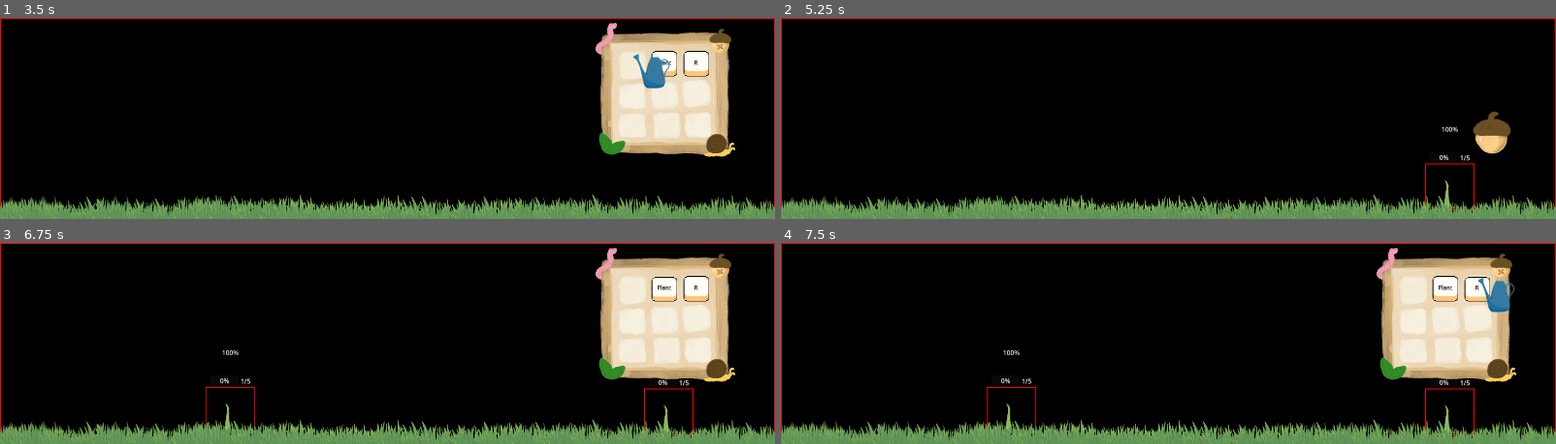
Above: before the commit, frames 1-4 (two rows, left to right).
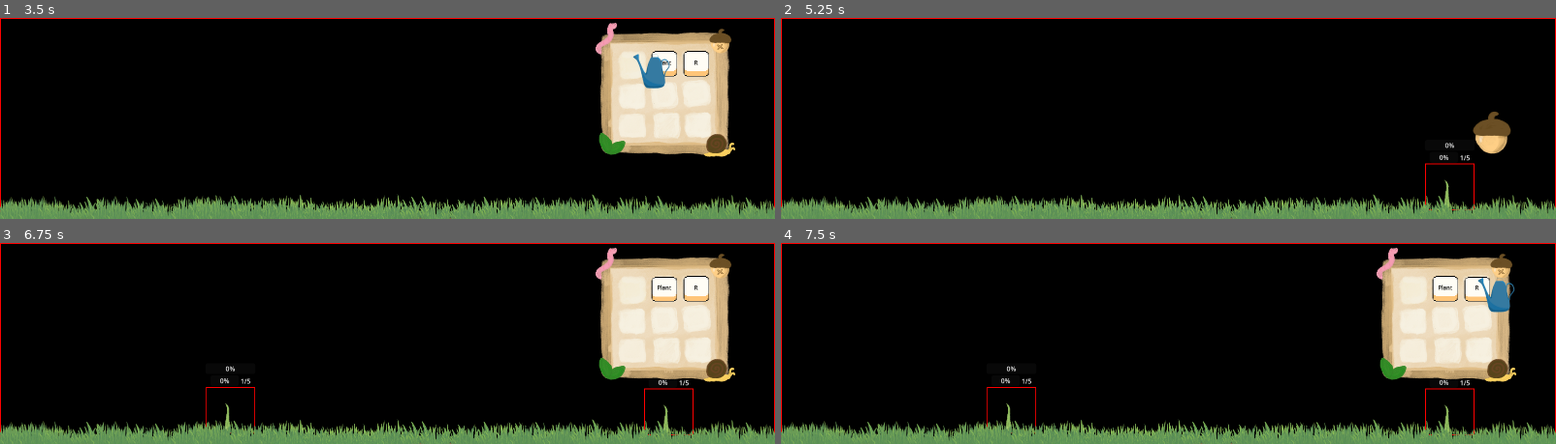
Above: after the commit, the same moments.

Repository: 9er-tom/desktop-forest
Game: Godot game, scene res://main.tscn
The game is run twice, just before and just after one commit, with the same random seed, the same clock (stepped at 60 frames per second) and the same inputs.
Inputs (mouse positions are in pixels of both pictures, inside the frame that each line leads up to):
- Up to frame 1 (3.5 s): click (713, 132) at 0.5 s; click (720, 42) at 1.25 s; click (713, 132) at 2 s; click (635, 64) at 2.75 s
- Up to frame 2 (5.25 s): click "Plant" at 3.5 s; click "R" at 4.25 s; click (1501, 42) at 5 s
- Up to frame 3 (6.75 s): click (713, 357) at 5.75 s; click "Plant" at 6.5 s
- Up to frame 4 (7.5 s): click "R" at 7.25 s

Frame 1 is identical in both runs. In frame 2, less than 0.1% of the frame differs, in the area x 85-88%, y 53-65%; in frame 3, less than 0.1%; in frame 4, less than 0.1%.

Commit message:
change watering timer to delta calculation

Diff:
--- a/prefabs/plant.tscn
+++ b/prefabs/plant.tscn
@@ -53,7 +53,8 @@
 mouse_default_cursor_shape = 2
 script = ExtResource("1_bswx0")
 outlineMaterial = SubResource("ShaderMaterial_nb6st")
-growthStageTime = 3.0
+growthStageTime = 180.0
+wateringDuration = 2.5
 
 [node name="AnimatedSprite2D" type="AnimatedSprite2D" parent="."]
 scale = Vector2(0.1, 0.1)
@@ -61,7 +62,6 @@
 speed_scale = 0.0
 
 [node name="GrowTimer" type="Timer" parent="."]
-wait_time = 2.0
 
 [node name="ReferenceRect" type="ReferenceRect" parent="."]
 layout_mode = 0
@@ -89,15 +89,11 @@
 
 [node name="WaterProgress" type="ProgressBar" parent="."]
 layout_mode = 1
-anchors_preset = 5
-anchor_left = 0.5
-anchor_right = 0.5
+anchors_preset = 10
+anchor_right = 1.0
 offset_left = -2.0
-offset_top = -100.0
+offset_top = -60.0
 offset_right = 2.0
-offset_bottom = -73.0
+offset_bottom = -33.0
 grow_horizontal = 2
 max_value = 2.5
-
-[node name="WaterTimer" type="Timer" parent="WaterProgress"]
-wait_time = 2.5
--- a/scripts/plant.gd
+++ b/scripts/plant.gd
@@ -3,22 +3,31 @@
 class_name Plant
 
 @export var outlineMaterial: ShaderMaterial
-@export var growthStageTime := 1.0 # seconds per stage
+@export var growthStageTime: float # seconds per stage
+@export var wateringDuration: float
 
 @onready var cursorTool: CursorTool = $"/root/Main/CursorTool"
 @onready var sprite := $AnimatedSprite2D
 
 @onready var growthStages: int = sprite.sprite_frames.get_frame_count(sprite.animation)
 @onready var growTimer: Timer = $GrowTimer
-@onready var waterTimer: Timer = $"WaterProgress/WaterTimer"
+
 var currentGrowthStage := 1
-var isWatered := false
+var isGrowing := false
+var isWatering := false
+var waterTimer := 0.0
 
 
-func _process(_delta: float) -> void:
-	if (isWatered):
+func _process(delta: float) -> void:
+	if isGrowing:
 		$"ProgressContainer/ProgressBar".value = growthStageTime - growTimer.time_left
-	$WaterProgress.value = waterTimer.wait_time - waterTimer.time_left
+	elif isWatering:
+		if waterTimer < wateringDuration:
+			waterTimer += delta
+			$WaterProgress.value = waterTimer
+		elif growTimer.time_left == 0:
+			waterPlant()
+
 
 func _ready() -> void:
 	var spriteSize = sprite.sprite_frames.get_frame_texture(sprite.animation, sprite.frame).get_size() * sprite.scale
@@ -30,10 +39,9 @@
 	_setup_progress_bar()
 
 	growTimer.wait_time = growthStageTime
-	$WaterProgress.max_value = waterTimer.wait_time
+	$WaterProgress.max_value = wateringDuration
 
 	growTimer.timeout.connect(_on_timer_timeout)
-	waterTimer.timeout.connect(_on_water_timer_timeout)
 	mouse_entered.connect(_on_mouse_enter)
 	mouse_exited.connect(_on_mouse_exit)
 
@@ -45,18 +53,19 @@
 func _on_timer_timeout() -> void:
 	sprite.frame += 1
 	currentGrowthStage += 1
-	isWatered = false
+	isGrowing = false
+	$WaterProgress.value = 0.0
 	$"ProgressContainer/ProgressBar".value = 0.0
 	$"ProgressContainer/Label".text = "{curr}/{max}".format({"curr": currentGrowthStage, "max": growthStages})
 	growTimer.stop()
 
 func _gui_input(event: InputEvent) -> void:
 	if event.is_action_released("Interact"):
-		waterTimer.stop()
+		isWatering = false
 	if event.is_action_pressed("Interact"):
 		match cursorTool.currentTool:
 			CursorTool.GardenTools.WATERING_CAN:
-				waterTimer.start()
+				isWatering = true
 
 func _on_mouse_enter() -> void:
 	sprite.material = outlineMaterial
@@ -64,8 +73,9 @@
 func _on_mouse_exit() -> void:
 	sprite.material = null
 
-func _on_water_timer_timeout():
-	waterTimer.stop()
-	isWatered = true
+
+func waterPlant() -> void:
+	isGrowing = true
+	waterTimer = 0.0
 	if currentGrowthStage != growthStages:
 		growTimer.start()
